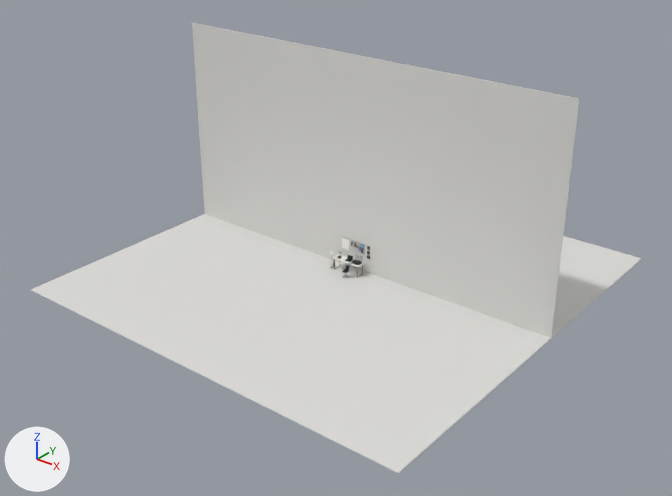
An edit to the Blender file room-3d/source/qianyu-room.blend, drawn before and after from the same camera.
Before and after are seen from a 50 mm camera at (117.3, -150.3, 98.8) aimed at (2.7, -7.1, 10.0). The axes (+X, +Y, +Z) are drawn at lower left. The lights are the same throughout. The older version comes first.

In view in the first picture: 'about_image_lower', 'about_image_upper', 'studio_floor', 'studio_wall' and 3 more.
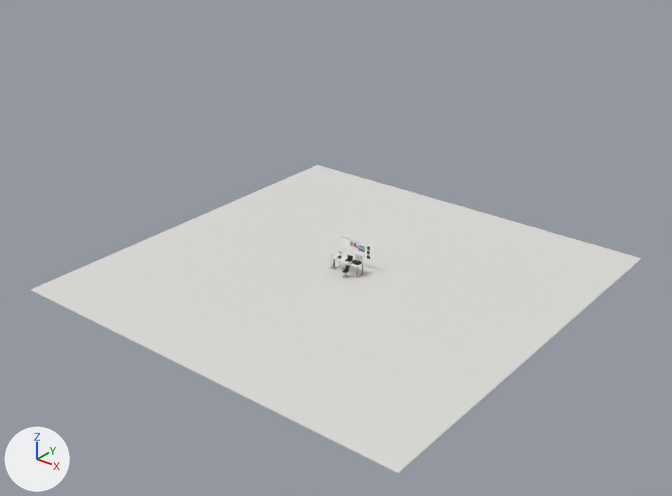
The change in detail:
Mesh me_about_image_mesh is new.
It has 4 vertices, 1 face and spans x -0.81..0.81, y 0.0, z -0.61..0.61.
It uses material mat_photo_sea (picture img_me8_jpg).
Object 'studio_wall' (ob_studio_wall) is deleted.
Object 'about_image_upper' (ob_about_image_upper) is deleted.
Object 'about_image_lower' (ob_about_image_lower) is deleted.
Object 'about_image' (ob_about_image) is new; it shows me_about_image_mesh.
Its location is (1.8, 3.4, 5.6).

Pixel boxes [x1, y1, x2, y2] of what changed, in the pictures (672 x 496 px):
'studio_wall', deleted: before [192, 23, 579, 338]
